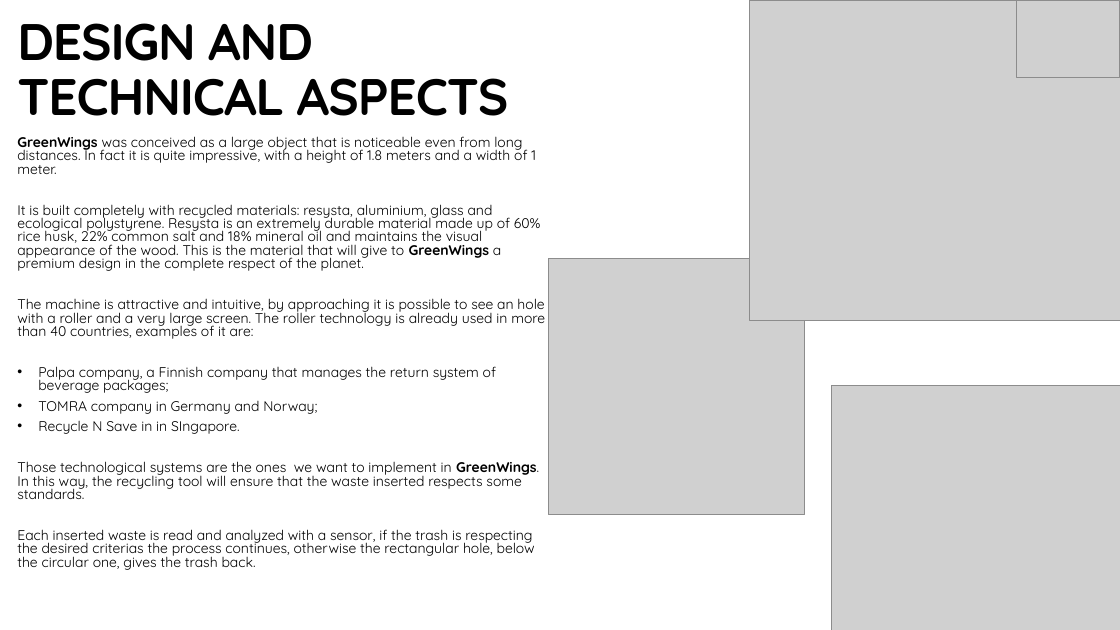
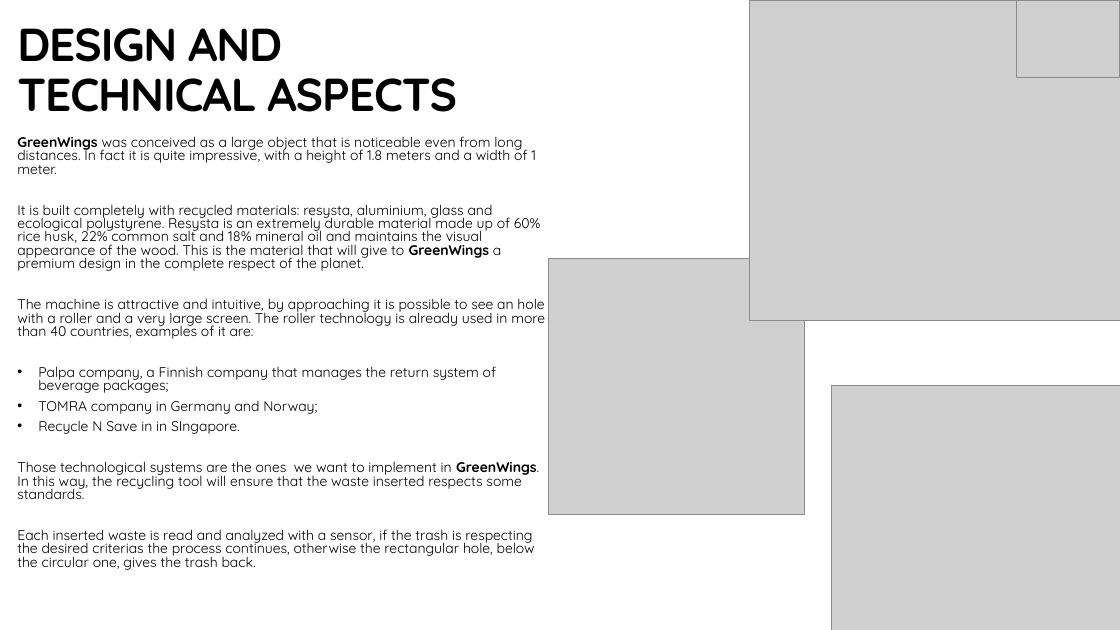
Before and after one commit to Annanardo/REDBULL---Wings-for-Sustainability, a slide deck: slide 4 of WingsforSustainability.pptx. Drawn at 1120x630 pixels with LibreOffice and Linux fonts; fonts in the diff are those of the drawing; grey boxes stand for pictures. Boxes give left, top, right and bottom in pixels: in the first picture for what was removed or moved away, otherwise in the second. Text is boxed around its words. In the diff, an @@ line names an element or a change of style, - is before the commit and + after.

```diff
--- a/WingsforSustainability.pptx
+++ b/WingsforSustainability.pptx
@@ title "DESIGN AND TECHNICAL ASPECTS" at (x1=17, y1=28, x2=457, y2=112): size 44 to 39.6 pt @@
```
Also in this commit, not shown: 2 other slides changed, 1 slide added, 1 slide removed.
